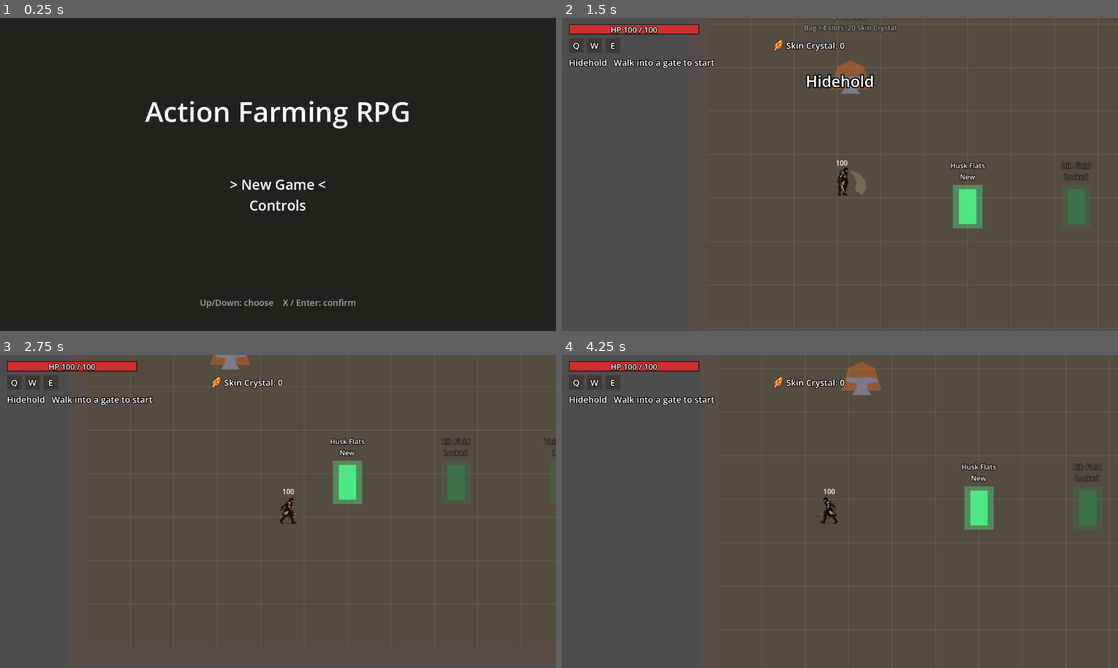
Above: before the commit, frames 1-4 (two rows, left to right).
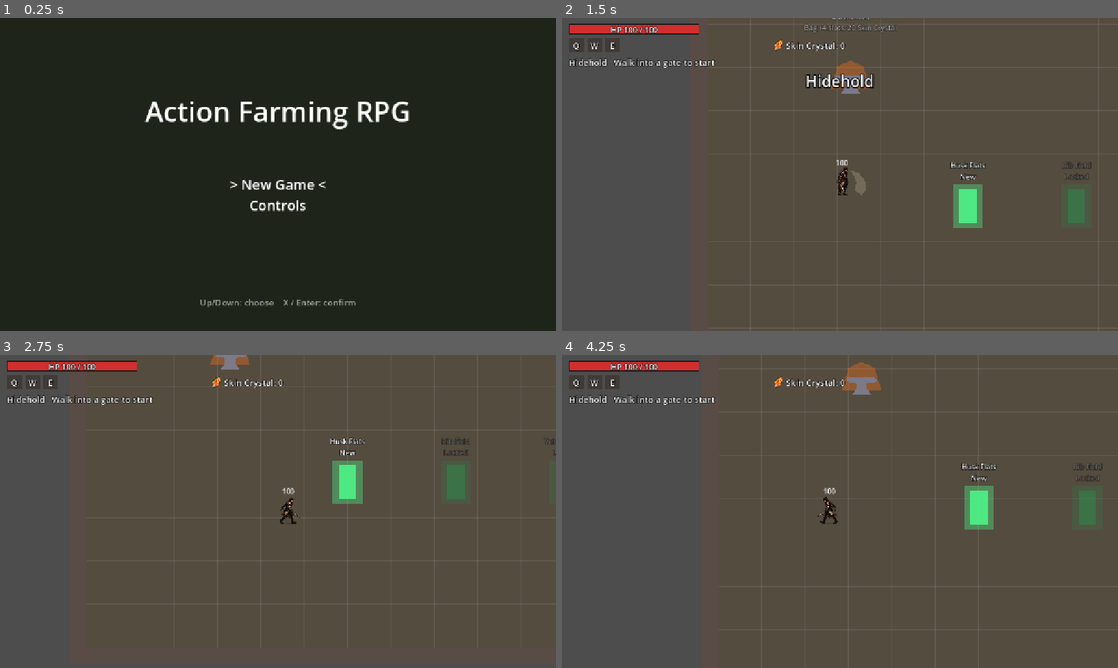
Above: after the commit, the same moments.

Repository: knc219-a11y/second-game
Game: Godot game, scene res://scenes/title.tscn
The game is run twice, just before and just after one commit, with the same random seed, the same clock (stepped at 60 frames per second) and the same inputs.
Inputs:
- Up to frame 1 (0.25 s): no input
- Up to frame 2 (1.5 s): tap Enter (ui_accept) at 0.5, 0.77 s; hold Right (move_right) 0.53-1.28 s; hold X (attack) 0.53-1.28 s; hold Down (move_down) from 1.28 s (still down); tap C (interact) at 1.35 s
- Up to frame 3 (2.75 s): tap Enter (ui_accept) at 1.52 s; release Down (move_down) at 2.03 s; hold Right (move_right) from 2.03 s (still down); tap L (lock) at 2.1 s
- Up to frame 4 (4.25 s): release Right (move_right) at 2.78 s; hold Up (move_up) 2.78-3.53 s; tap Z (parry) at 2.85 s; tap Enter (ui_accept) at 3.02, 3.77 s; hold Left (move_left) from 3.53 s (still down); tap Space (roll) at 3.6 s

The runs differ from the first frame. In frame 1, 1.2% of the frame differs, in the area x 26-74%, y 26-93%; in frame 2, 1.6%, in the area x 1-97%, y 0-100%; in frame 3, 1.2%; in frame 4, 1.2%.

Commit message:
Windows build: export preset, compatibility renderer, window scales with resize
export_presets.cfg adds a 'Windows Desktop' preset (x86_64, pck embedded in
one .exe, written to build/windows/, ignored by git). The renderer switches to
gl_compatibility so the game runs on older and integrated GPUs (the Movie Maker
recordings already used OpenGL, so it looks the same), and the window stretches
canvas_items with kept aspect so maximizing or fullscreen scales the game
instead of showing more of the map around a corner HUD.

Co-Authored-By: Claude Opus 5.5 (1M context) <noreply@anthropic.com>
Claude-Session: https://claude.ai/code/session_01AzxFdmVQoPw3vqVT16GQuE

Diff:
--- a/project.godot
+++ b/project.godot
@@ -12,6 +12,8 @@
 
 window/size/viewport_width=1280
 window/size/viewport_height=720
+window/stretch/mode="canvas_items"
+window/stretch/aspect="keep"
 
 [layer_names]
 
@@ -98,3 +100,8 @@
 "events": [Object(InputEventKey,"resource_local_to_scene":false,"resource_name":"","device":-1,"window_id":0,"alt_press …(190 unchanged characters)…
 ]
 }
+
+[rendering]
+
+renderer/rendering_method="gl_compatibility"
+renderer/rendering_method.mobile="gl_compatibility"
Not shown, added: export_presets.cfg
Not shown, changed: .gitignore
